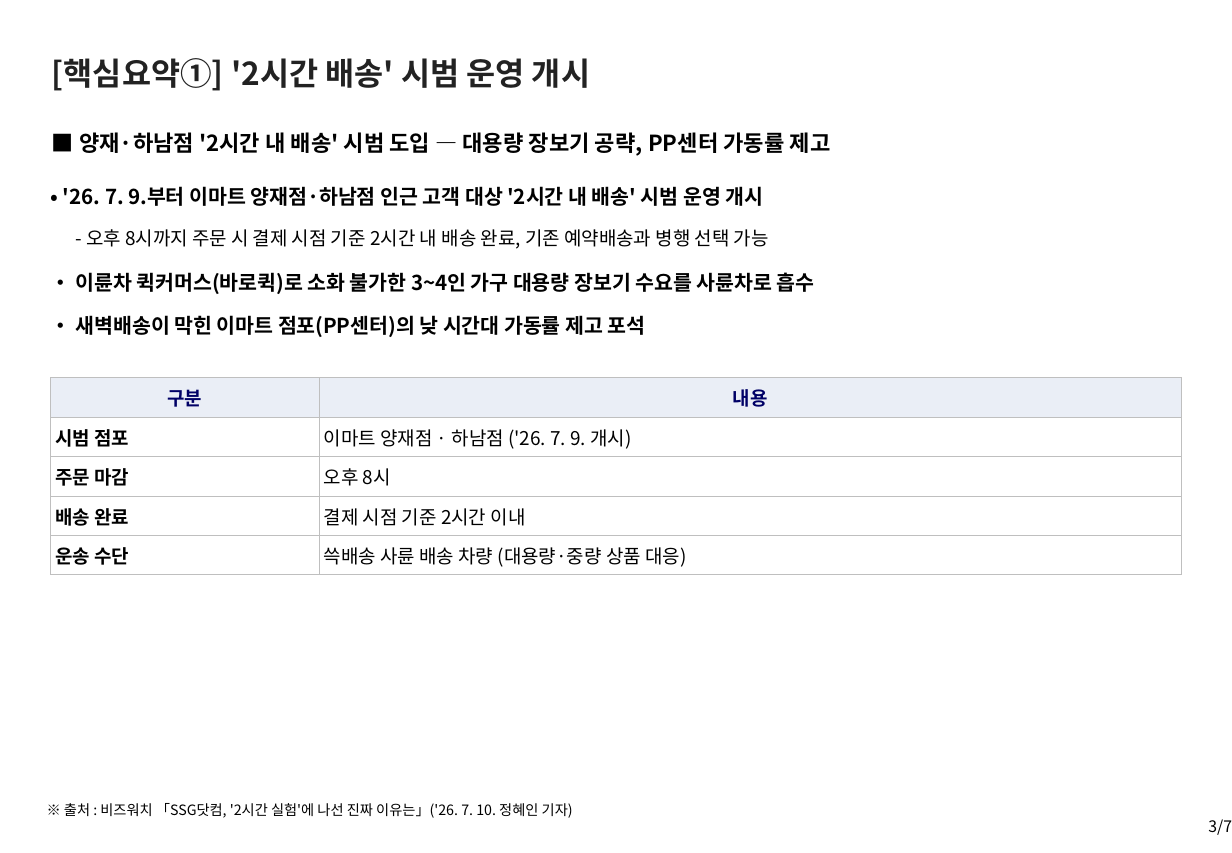
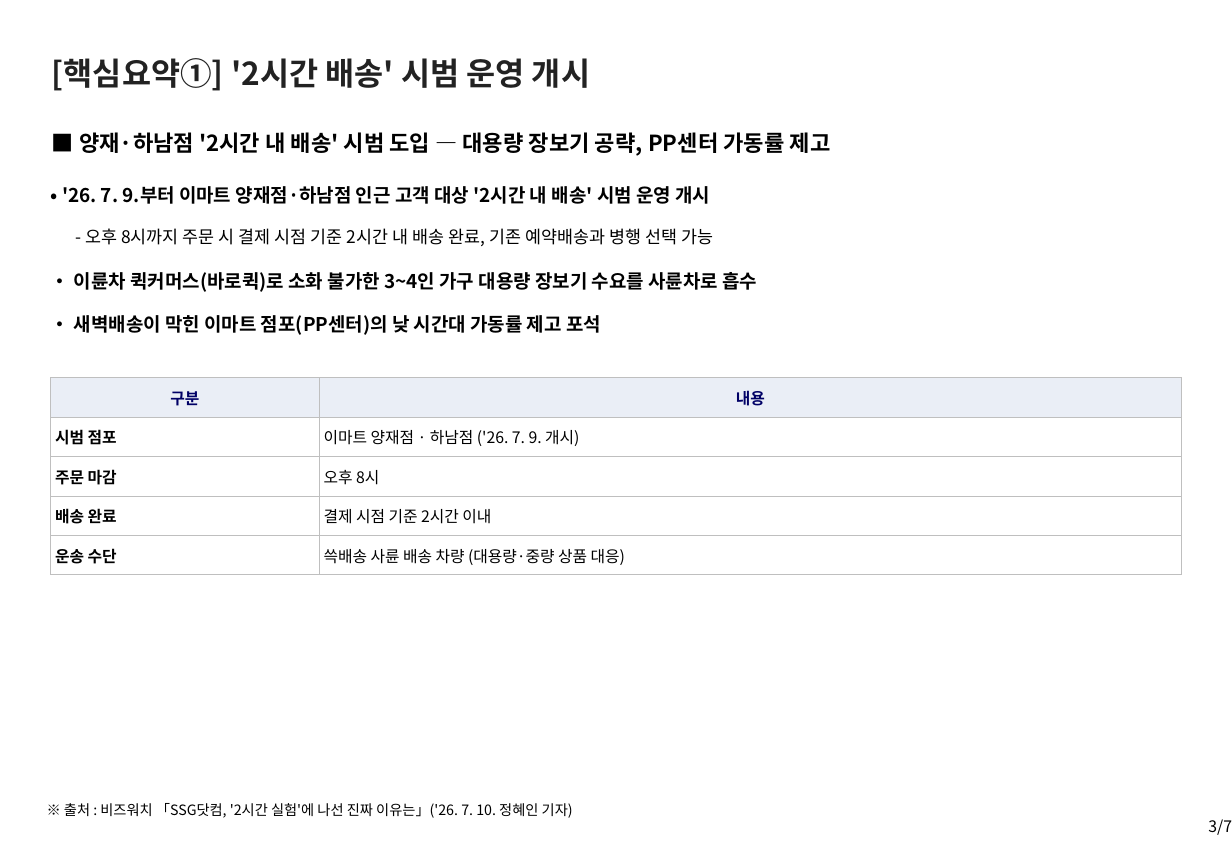
Before and after one commit to avoseed/web1, a slide deck: slide 3 of reports/ssg-delivery-report.pptx. Drawn at 1232x853 pixels with LibreOffice and Linux fonts; fonts in the diff are those of the drawing. Boxes give left, top, right and bottom in pixels: in the first picture for what was removed or moved away, otherwise in the second. Text is boxed around its words. In the diff, an @@ line names an element or a change of style, - is before the commit and + after.

```diff
--- a/reports/ssg-delivery-report.pptx
+++ b/reports/ssg-delivery-report.pptx
@@ text "- 오후 8시까지 주문 시 ..." at [85,228,713,246]: size 12 to 11 pt @@
@@ size 13 to 12 pt in 3 elements at [62,186,710,204], [74,272,757,292], [74,315,601,335] @@
@@ table at [50,378,1181,574] @@
@@ size 12 to 10 pt @@
```
Also in this commit, not shown: 3 other slides changed, 5 other files.
